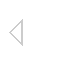
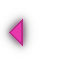
Two versions of the same layered image (64px x 64px). Layer-by-layer changes:
added layer "Layer 9 copy 2" above "Layer 9 copy" over [9, 19, 23, 46]
added layer "Layer 9 copy" (70%) above "Layer 9" over [4, 14, 29, 51]
"Layer 9": opacity 100% → 70%, painted on it over [0, 11, 35, 54]
